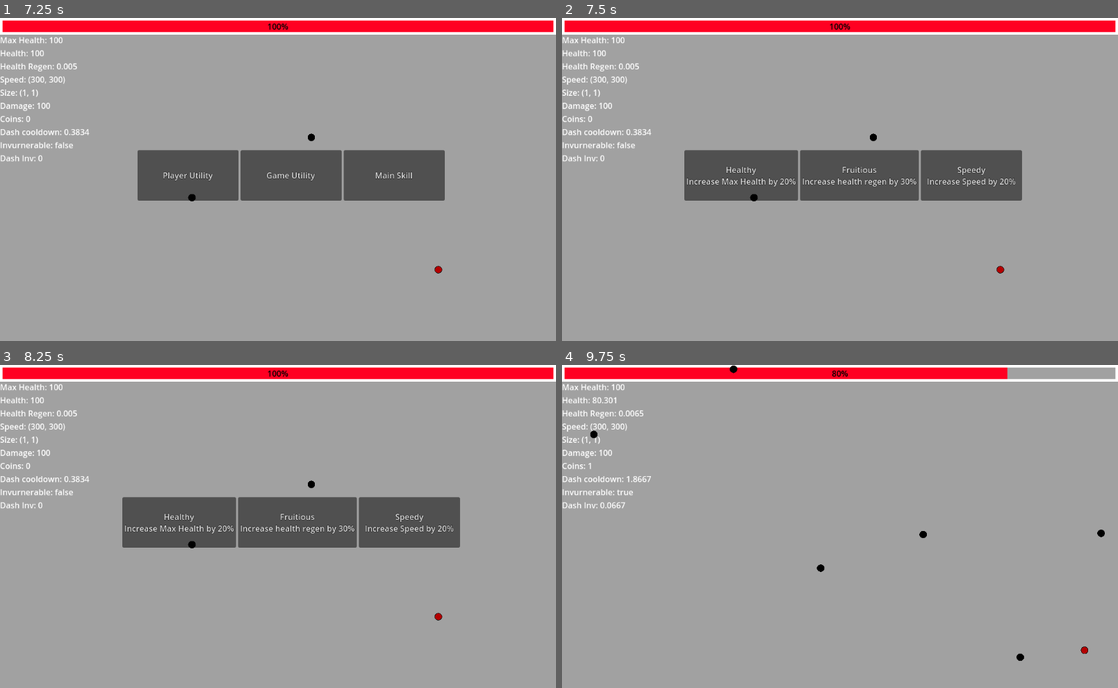
Above: before the commit, frames 1-4 (two rows, left to right).
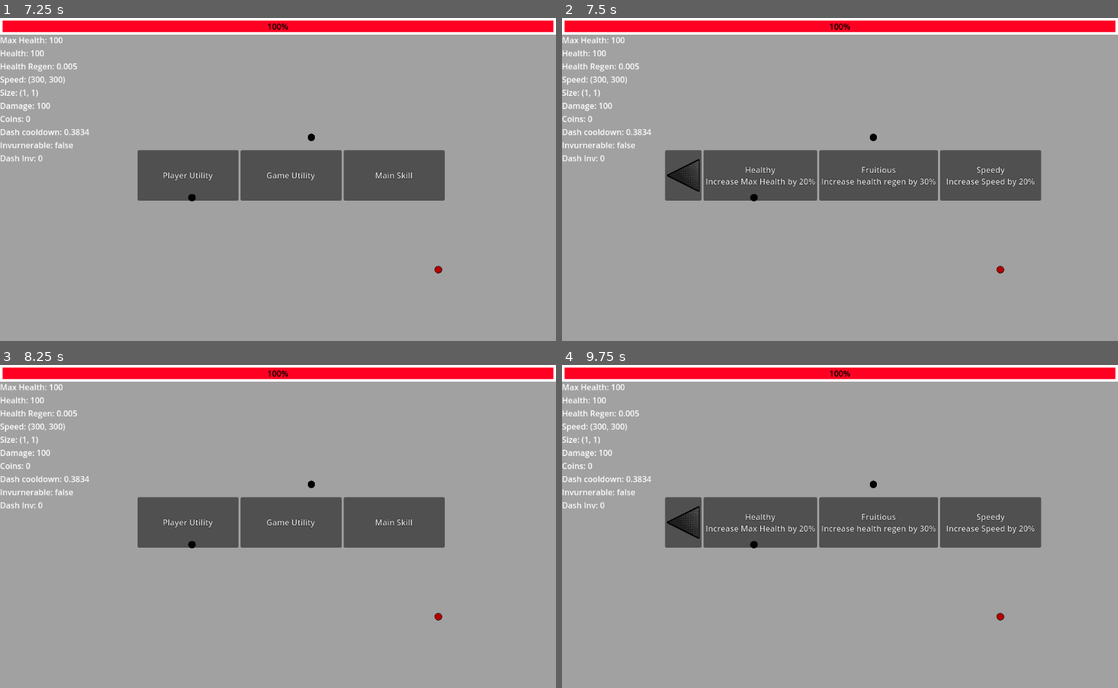
Above: after the commit, the same moments.

Repository: Let-Me-Use-A-Username/Geometrical
Game: Godot game, scene res://src/Scenes/Levels/level.tscn
Two runs of this game, one before a commit and one after it. Both use one fixed random seed, a clock stepped at 60 frames per second and the inputs below.
Inputs (mouse positions are in pixels of both pictures, inside the frame that each line leads up to):
- Up to frame 1 (7.25 s): tap Enter at 0.5 s; hold D (right) 0.53-1.28 s; hold Space (dash) 0.53-1.28 s; hold S (down) 1.28-2.03 s; tap Space (dash) every 1.5 s from 1.35 to 5.85 s; hold D (right) 2.03-2.78 s; hold Space (dash) 2.03-2.78 s; hold W (up) 2.78-3.53 s; hold Space (dash) 3.53-4.28 s; hold A (left) 3.53-5.03 s; hold S (down) 5.03-5.78 s; hold Space (dash) 5.03-5.78 s; hold D (right) 5.78-6.53 s; hold W (up) from 6.53 s (still down); hold Space (dash) from 6.53 s (still down)
- Up to frame 2 (7.5 s): release W (up) at 7.25 s; release Space (dash) at 7.25 s; click "Player Utility" at 7.25 s
- Up to frame 3 (8.25 s): click (122, 523) at 8.02 s
- Up to frame 4 (9.75 s): click (851, 523) at 8.75 s, where only the run after the commit has a clickable "Game Utility"; hold D (right) from 9.53 s (still down); tap Space (dash) at 9.6 s

Frame 1 is identical in both runs. In frame 2, 2.5% of the frame differs, in the area x 18-87%, y 40-57%; in frame 3, 2.0%; in frame 4, 11%, in the area x 4-100%, y 0-92%.

Commit message:
Fixed how the player picks abilities

Diff:
--- a/src/Scenes/Actors/Player.gd
+++ b/src/Scenes/Actors/Player.gd
@@ -25,7 +25,7 @@
 var knockback_force = 30
 
 var exp_counter = 0
-var level_up_threshold = [10, 5, 3, 1]
+var level_up_threshold = [100, 50, 30, 10, 5, 3, 1]
 
 var _player_property_list = {}
 
@@ -131,7 +131,27 @@
 
 func _set(property: StringName, value: Variant) -> bool:
 	if property in _player_property_list:
+		#Special clauses for unique effects, like size affecting the sprite
+		if property == "size":
+			_adjust_size_parameters(value)
+
 		_player_property_list[property] = value
 		_update_property_list()
 		return true
 	return false
+
+
+func _adjust_size_parameters(value: Variant) -> void:
+	#var sprite = get_node("player") as Sprite2D
+	#var bounds = get_node("PlayerBounds") as CollisionShape2D
+	#var collition_area = get_node("CollitionArea/CollisionShape") as CollisionShape2D
+	#var dash_area = get_node("DashArea/DashShape") as CollisionShape2D
+
+	#sprite.scale =  Vector2(value.x - 0.85, value.y - 0.85)
+	#bounds.shape.set_radius(value.x * 10)
+	#collition_area.shape.set_radius(value.x * 10)
+	#dash_area.shape.set_radius(value.x * 10)
+
+	#Appears to scale everything relatively, at the moment it doesn't bug anything out
+	#but for future reference DO NOT SCALE THE AREAS, USE THE EXTENDS OR RADIUS AS SHOWN ABOVE
+	self.scale = value
--- a/src/Scenes/Objects/PlayerAbilities/upgrade.gd
+++ b/src/Scenes/Objects/PlayerAbilities/upgrade.gd
@@ -1,7 +1,5 @@
 class_name Upgrade
 
-
-enum UpgradeType {UTILITY, ABILITY, MAINSKILL}
 
 var upgrade_name: String
 var upgrade_type: String
--- a/src/Scenes/UI/level_up_menu.gd
+++ b/src/Scenes/UI/level_up_menu.gd
@@ -17,8 +17,11 @@
 
 @onready var menu = get_node("Menu")
 @onready var inner_menu = get_node("Abilities")
+@onready var back_button = get_node("Abilities/HBoxContainer/Back")
 
 var available_upgrades: Dictionary = {}
+var chosen_upgrades: Dictionary = {}
+
 
 func _ready() -> void:
 	skill_tree_1.connect("pressed", _on__pressed.bind("Utility"))
@@ -46,6 +49,11 @@
 
 func on_level_up(coins: int) -> void:
 	_set_paused(true)
+
+	chosen_upgrades["Utility"] = []
+	chosen_upgrades["MainSkill"] = []
+	chosen_upgrades["Ability"] = []
+
 	#Get available upgrades
 	if coins >= 50:
 		skill_tree_4.visible = true
@@ -56,15 +64,25 @@
 	menu.visible = false
 	inner_menu.visible = true
 
-	var choices: Array = upgrade_factory._get_random_upgrades(ab_name)
+	if chosen_upgrades[ab_name].size() == 0:
+		var choices: Array = upgrade_factory._get_random_upgrades(ab_name)
+		chosen_upgrades[ab_name] = choices
 
-	option_1.text = choices[0].upgrade_name + "\n" + choices[0].upgrade_description
-	option_2.text = choices[1].upgrade_name + "\n" + choices[1].upgrade_description
-	option_3.text = choices[2].upgrade_name + "\n" + choices[2].upgrade_description
+		option_1.text = choices[0].upgrade_name + "\n" + choices[0].upgrade_description
+		option_2.text = choices[1].upgrade_name + "\n" + choices[1].upgrade_description
+		option_3.text = choices[2].upgrade_name + "\n" + choices[2].upgrade_description
 
-	option_1.connect("pressed", _on_ability_choice.bind(choices[0]))
-	option_2.connect("pressed", _on_ability_choice.bind(choices[1]))
-	option_3.connect("pressed", _on_ability_choice.bind(choices[2]))
+		option_1.connect("pressed", _on_ability_choice.bind(choices[0]))
+		option_2.connect("pressed", _on_ability_choice.bind(choices[1]))
+		option_3.connect("pressed", _on_ability_choice.bind(choices[2]))
+	else:
+		option_1.text = chosen_upgrades[ab_name][0].upgrade_name + "\n" + chosen_upgrades[ab_name][0].upgrade_description
+		option_2.text = chosen_upgrades[ab_name][1].upgrade_name + "\n" + chosen_upgrades[ab_name][1].upgrade_description
+		option_3.text = chosen_upgrades[ab_name][2].upgrade_name + "\n" + chosen_upgrades[ab_name][2].upgrade_description
+
+		option_1.connect("pressed", _on_ability_choice.bind(chosen_upgrades[ab_name][0]))
+		option_2.connect("pressed", _on_ability_choice.bind(chosen_upgrades[ab_name][1]))
+		option_3.connect("pressed", _on_ability_choice.bind(chosen_upgrades[ab_name][2]))
 
 
 func _on_ability_choice(ability: Upgrade) -> void:
@@ -75,3 +93,12 @@
 	option_2.disconnect("pressed", _on_ability_choice)
 	option_3.disconnect("pressed", _on_ability_choice)
 	_set_paused(false)
+
+
+#Signal is connected via editor, dont ask me!
+func _on_fall_back() -> void:
+	option_1.disconnect("pressed", _on_ability_choice)
+	option_2.disconnect("pressed", _on_ability_choice)
+	option_3.disconnect("pressed", _on_ability_choice)
+	menu.visible = true
+	inner_menu.visible = false
--- a/src/Scenes/UI/level_up_menu.tscn
+++ b/src/Scenes/UI/level_up_menu.tscn
@@ -1,6 +1,7 @@
-[gd_scene load_steps=2 format=3 uid="uid://bn77akk20dp33"]
+[gd_scene load_steps=3 format=3 uid="uid://bn77akk20dp33"]
 
 [ext_resource type="Script" path="res://src/Scenes/UI/level_up_menu.gd" id="1_vq2ey"]
+[ext_resource type="Texture2D" uid="uid://dbx3c3grbkpjk" path="res://assets/UI/Sprite-UI-backbutton-0001.png" id="2_mq0yb"]
 
 [node name="Level_Up_Menu" type="Control"]
 process_mode = 3
@@ -68,6 +69,10 @@
 [node name="HBoxContainer" type="HBoxContainer" parent="Abilities"]
 layout_mode = 2
 
+[node name="Back" type="Button" parent="Abilities/HBoxContainer"]
+layout_mode = 2
+icon = ExtResource("2_mq0yb")
+
 [node name="#1" type="Button" parent="Abilities/HBoxContainer"]
 custom_minimum_size = Vector2(200, 100)
 layout_mode = 2
@@ -85,3 +90,5 @@
 layout_mode = 2
 theme_override_constants/outline_size = 2
 text = "Main Skill"
+
+[connection signal="pressed" from="Abilities/HBoxContainer/Back" to="." method="_on_fall_back"]
Binary file added: assets/UI/Sprite-UI-backbutton-0001.png
Not shown, added: assets/UI/Sprite-UI-backbutton-0001.png.import
Not shown, changed: src/Scenes/Objects/PlayerAbilities/skills.txt
Not shown, changed: src/TODO.txt
Not shown, removed: .gitattributes
Not shown, removed: .gitignore
